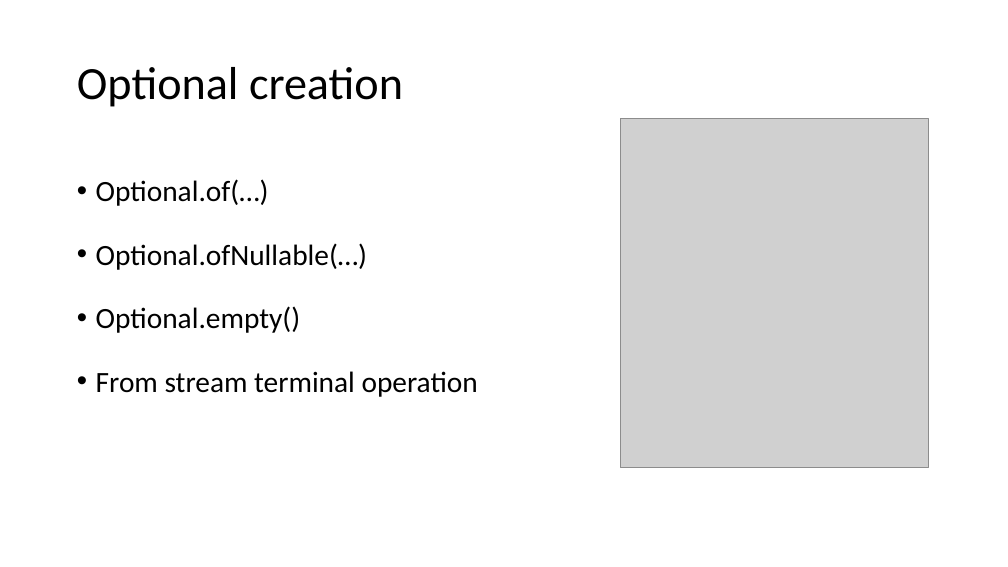
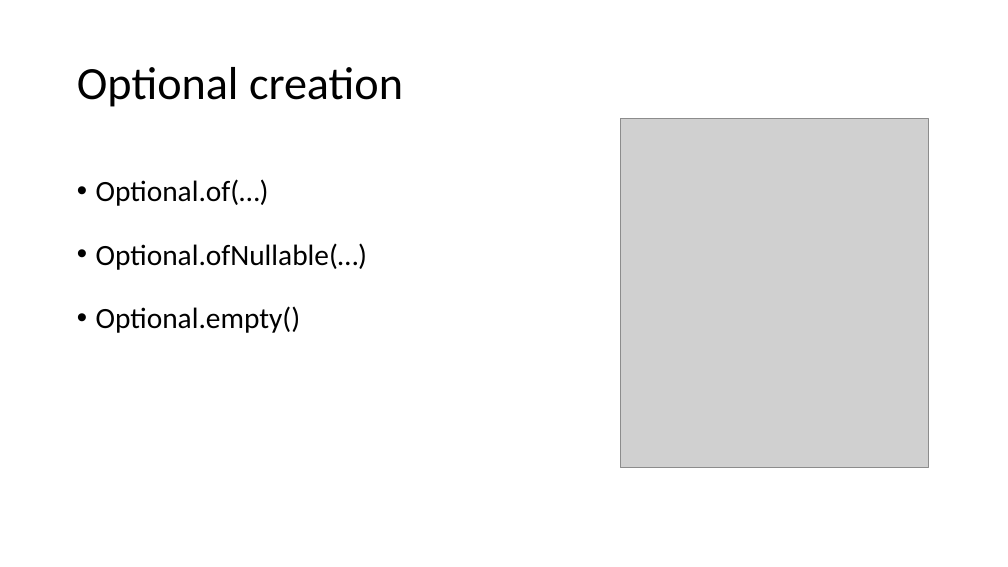
Before and after one commit to brahinets/GeekHub-J4W-8, a slide deck: slide 24 of Lectures/Lesson 02 - Built-In Classes.pptx. Drawn at 1008x567 pixels with LibreOffice and Linux fonts; fonts in the diff are those of the drawing; grey boxes stand for pictures. Boxes give left, top, right and bottom in pixels: in the first picture for what was removed or moved away, otherwise in the second. Text is boxed around its words. In the diff, an @@ line names an element or a change of style, - is before the commit and + after.

Commit message:
L02 Add missed Optional class methods

```diff
--- a/Lectures/Lesson 02 - Built-In Classes.pptx
+++ b/Lectures/Lesson 02 - Built-In Classes.pptx
@@ text at (96, 371, 478, 397): paragraph removed @@
-• From stream terminal operation
```
Also in this commit, not shown: 1 slide added, 1 slide removed.
